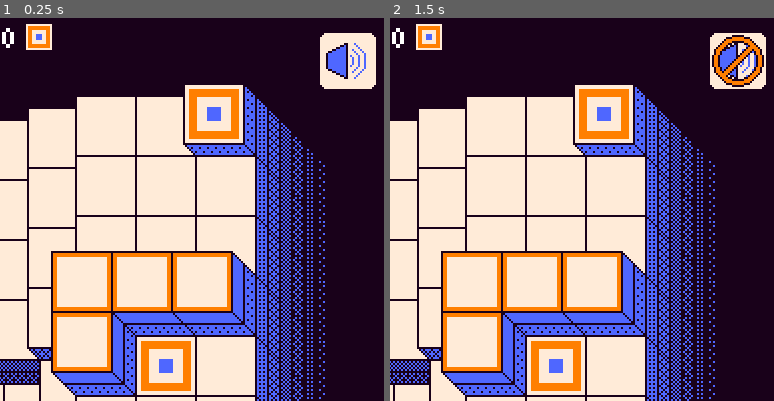
Above: before the commit, frames 1-2 (left to right).
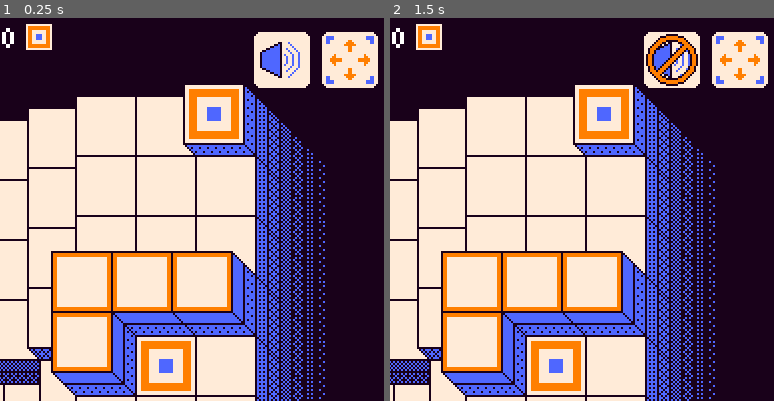
Above: after the commit, the same moments.

Repository: AlexQuenon/serpentithing
Game: Godot game, scene res://scenes/main.tscn
Same seed, same stepped clock (60 frames per second), same inputs: the game is played once before the commit and once after it.
Inputs (mouse positions are % of the whole screen's width and height, from its top left; square brackets give the same spot before the commit, where the layout moved):
- Up to frame 1 (0.25 s): no input
- Up to frame 2 (1.5 s): click (87, 5) [94, 6] at 0.5 s; tap Enter at 1.25 s; hold Right (right) from 1.28 s (still down); tap Space (detach) at 1.35 s
The pictures show only the part of the screen within x 50-100%, y 0-50%; the shares and areas given below are measured in that part.

The runs differ from the first frame. In frame 1, 2.9% of the frame differs, in the area x 66-99%, y 3-19%; in frame 2, 3.3%.

Commit message:
fullscreen

Diff:
--- /dev/null
+++ b/code/fullscreen.gd
@@ -0,0 +1,13 @@
+extends CheckButton
+
+
+func _on_toggled(toggled_on):
+	if toggled_on:
+		DisplayServer.window_set_mode(DisplayServer.WindowMode.WINDOW_MODE_FULLSCREEN)
+	else:
+		DisplayServer.window_set_mode(DisplayServer.WindowMode.WINDOW_MODE_WINDOWED)
+
+
+func _process(_delta):
+	if Input.is_action_just_pressed('fullscreen'):
+		button_pressed = not button_pressed
--- a/project.godot
+++ b/project.godot
@@ -28,6 +28,7 @@
 window/size/window_height_override=800
 window/stretch/mode="canvas_items"
 window/stretch/scale_mode="integer"
+window/defaults/default_clear_color=Color(0.09803922, 0.003921569, 0.101960786, 1)
 
 [file_customization]
 
@@ -86,6 +87,11 @@
 "events": [Object(InputEventKey,"resource_local_to_scene":false,"resource_name":"","device":-1,"window_id":0,"alt_press …(192 unchanged characters)…
 ]
 }
+fullscreen={
+"deadzone": 0.2,
+"events": [Object(InputEventKey,"resource_local_to_scene":false,"resource_name":"","device":-1,"window_id":0,"alt_pressed":false,"shift_pressed":false,"ctrl_pressed":false,"meta_pressed":false,"pressed":false,"keycode":0,"physical_keycode":4194305,"key_label":0,"unicode":0,"location":0,"echo":false,"script":null)
+]
+}
 
 [rendering]
 
--- a/scenes/main.tscn
+++ b/scenes/main.tscn
@@ -9,7 +9,10 @@
 [ext_resource type="Texture2D" uid="uid://ck55a011rxgr" path="res://assets/sound_on.png" id="8_85g3d"]
 [ext_resource type="Texture2D" uid="uid://bpcmwqgtg4w7a" path="res://assets/goal_icon.png" id="8_choun"]
 [ext_resource type="Texture2D" uid="uid://bnm04u52oxq3h" path="res://assets/sound_off.png" id="9_choun"]
+[ext_resource type="Script" uid="uid://yc77aiyor7yf" path="res://code/fullscreen.gd" id="11_eb6dy"]
+[ext_resource type="Texture2D" uid="uid://cg62cqkydlkt0" path="res://assets/fullscreen_on.png" id="11_trceg"]
 [ext_resource type="Script" uid="uid://bhag4rysx37i5" path="res://code/sound.gd" id="11_ya4ey"]
+[ext_resource type="Texture2D" uid="uid://bwxn4fy8xl322" path="res://assets/fullscreen_off.png" id="12_a8y0u"]
 
 [sub_resource type="StyleBoxEmpty" id="StyleBoxEmpty_o6xl0"]
 
@@ -101,10 +104,10 @@
 anchors_preset = 1
 anchor_left = 1.0
 anchor_right = 1.0
-offset_left = 355.0
+offset_left = 330.0
 offset_top = 5.0
-offset_right = 393.0
-offset_bottom = 44.0
+offset_right = 360.0
+offset_bottom = 43.0
 grow_horizontal = 0
 size_flags_horizontal = 4
 size_flags_vertical = 4
@@ -119,6 +122,29 @@
 theme_override_icons/unchecked = ExtResource("8_85g3d")
 script = ExtResource("11_ya4ey")
 
+[node name="Fullscreen" type="CheckButton" parent="."]
+custom_minimum_size = Vector2(30, 30)
+anchors_preset = 1
+anchor_left = 1.0
+anchor_right = 1.0
+offset_left = 364.0
+offset_top = 5.0
+offset_right = 394.0
+offset_bottom = 43.0
+grow_horizontal = 0
+size_flags_horizontal = 4
+size_flags_vertical = 4
+focus_mode = 0
+mouse_default_cursor_shape = 2
+theme_override_styles/normal = SubResource("StyleBoxEmpty_o6xl0")
+theme_override_styles/pressed = SubResource("StyleBoxEmpty_tipki")
+theme_override_styles/hover = SubResource("StyleBoxEmpty_85g3d")
+theme_override_styles/disabled = SubResource("StyleBoxEmpty_choun")
+theme_override_styles/focus = SubResource("StyleBoxEmpty_ya4ey")
+theme_override_icons/checked = ExtResource("11_trceg")
+theme_override_icons/unchecked = ExtResource("12_a8y0u")
+script = ExtResource("11_eb6dy")
+
 [node name="Camera2D" type="Camera2D" parent="."]
 anchor_mode = 0
 
@@ -126,3 +152,4 @@
 [connection signal="coordinates_updated" from="Snake" to="Hidden" method="_on_snake_coordinates_updated"]
 [connection signal="win" from="Snake" to="." method="_on_snake_win"]
 [connection signal="toggled" from="Sound" to="Sound" method="_on_toggled"]
+[connection signal="toggled" from="Fullscreen" to="Fullscreen" method="_on_toggled"]
Binary file added: assets/fullscreen_off.png
Not shown, added: assets/fullscreen_off.png.import
Binary file added: assets/fullscreen_on.png
Not shown, added: assets/fullscreen_on.png.import
Not shown, added: code/fullscreen.gd.uid
Not shown: 1 places in scenes/main.tscn that only renumber resources
